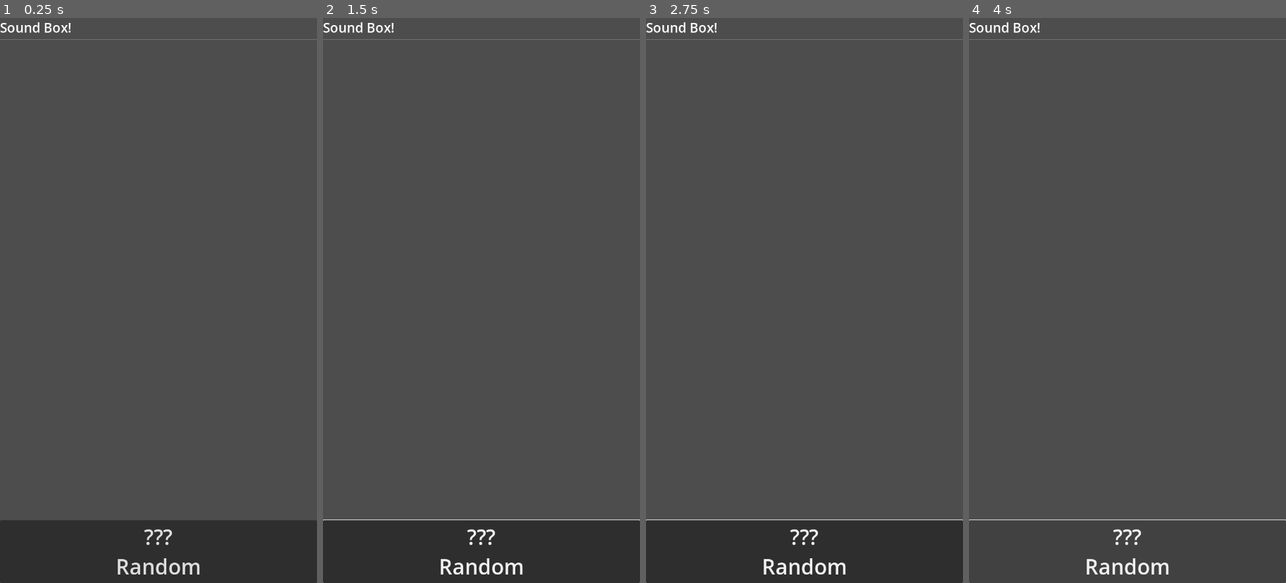
Above: before the commit, frames 1-4 (left to right).
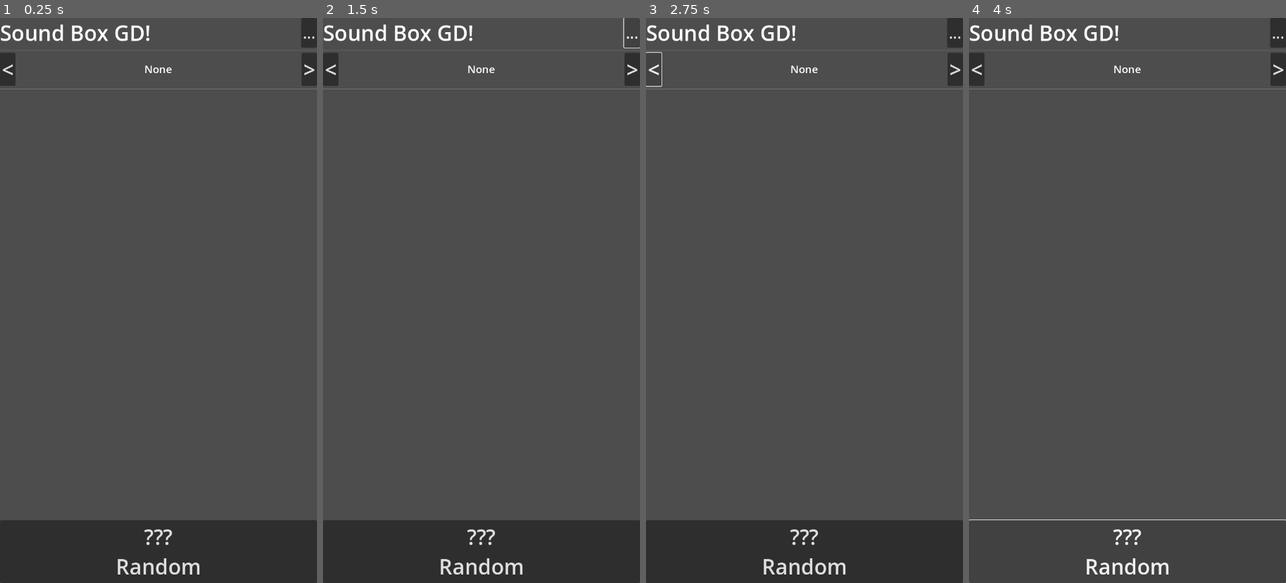
Above: after the commit, the same moments.

Repository: pokeparadox/SoundBoxGd
Game: Godot game, scene res://main.tscn
The game is run twice, just before and just after one commit, with the same random seed, the same clock (stepped at 60 frames per second) and the same inputs.
Inputs (mouse positions are in pixels of both pictures, inside the frame that each line leads up to):
- Up to frame 1 (0.25 s): no input
- Up to frame 2 (1.5 s): click "??? Random" at 0.5 s; click (633, 34) at 1.25 s, where only the run after the commit has a clickable "..."
- Up to frame 3 (2.75 s): click (652, 68) at 2 s, where only the run after the commit has a clickable "<"
- Up to frame 4 (4 s): click (1279, 68) at 2.75 s, where only the run after the commit has a clickable ">"; click "??? Random" at 3.5 s

The runs differ from the first frame. In frame 1, 1.7% of the frame differs, in the area x 0-100%, y 0-13%; in frame 2, 1.7%; in frame 3, 1.7%; in frame 4, 1.7%.
Error before the commit: Invalid call. Nonexistent function 'emit_signal' in base 'Nil'. (res://ButtonsPanel.gd:69)
Error after the commit: Invalid access to property or key '0' on a base object of type 'Dictionary'. (res://Components/sound_box_selector.gd:29)

Commit message:
Added Android Export and Added Sound Box Selector Multiple boxes of sounds can be configured and switched from main UI Increased icon size

Diff:
--- a/ButtonsPanel.gd
+++ b/ButtonsPanel.gd
@@ -1,6 +1,7 @@
 extends HFlowContainer
 
-const BUTTONS_PATH : String = "user://buttons"
+var buttons_dir : String = "/buttons"
+
 const WAV : String = "wav"
 const OGG : String = "ogg"
 const MP3 : String = "mp3"
@@ -14,11 +15,13 @@
 	ALL
 }
 
+
+
 # Called when the node enters the scene tree for the first time.
-func _ready() -> void:
-	var button_dirs = _get_folder_names(BUTTONS_PATH, SearchType.DIR)
+func load_buttons(buttons_path : String) -> void:
+	var button_dirs = _get_folder_names(buttons_path, SearchType.DIR)
 	for bd in button_dirs:
-		var button_files = _get_folder_names(BUTTONS_PATH + "/" + bd, SearchType.FILE)
+		var button_files = _get_folder_names(buttons_path + "/" + bd, SearchType.FILE)
 		var has_sound : bool = false
 		var sound_path : String
 		var has_image : bool = false
@@ -26,7 +29,7 @@
 		var button_name : String
 		for b in button_files:
 			var ext : String = b.get_extension()
-			var path : String = BUTTONS_PATH + "/" + bd + "/" + b
+			var path : String = buttons_path + "/" + bd + "/" + b
 			if ext == WAV or ext == OGG or ext == MP3:
 				has_sound = true
 				sound_path = path
@@ -65,5 +68,15 @@
 
 func _on_button_random_pressed() -> void:
 	var buttons = self.get_children()
-	var selected_button = buttons.pick_random()
-	selected_button.emit_signal("pressed")
+	if buttons != null and buttons.size() > 0:
+		var selected_button = buttons.pick_random()
+		if selected_button != null:
+			selected_button.emit_signal("pressed")
+
+func _clear_buttons() -> void:
+	for c in get_children():
+		c.queue_free()
+
+func _on_sound_box_selector_sound_box_changed(box_path) -> void:
+	_clear_buttons()
+	load_buttons(box_path + buttons_dir)
--- a/Components/audio_button.tscn
+++ b/Components/audio_button.tscn
@@ -12,10 +12,10 @@
 tracks/0/interp = 1
 tracks/0/loop_wrap = true
 tracks/0/keys = {
-"times": PackedFloat32Array(0, 1),
-"transitions": PackedFloat32Array(1, 1),
+"times": PackedFloat32Array(0, 0.5, 1),
+"transitions": PackedFloat32Array(1, 1, 1),
 "update": 0,
-"values": [Color(1, 1, 1, 1), Color(1, 1, 1, 0.196078)]
+"values": [Color(1, 1, 1, 1), Color(1, 1, 1, 0.196078), Color(1, 1, 1, 1)]
 }
 
 [sub_resource type="Animation" id="Animation_lj0hd"]
@@ -40,14 +40,15 @@
 }
 
 [node name="AudioButton" type="Button"]
-custom_minimum_size = Vector2(96, 96)
+custom_minimum_size = Vector2(128, 128)
 anchors_preset = 15
 anchor_right = 1.0
 anchor_bottom = 1.0
-offset_right = -624.0
-offset_bottom = -1184.0
+offset_right = -592.0
+offset_bottom = -1152.0
 grow_horizontal = 2
 grow_vertical = 2
+tooltip_text = "Play Sound"
 icon_alignment = 1
 vertical_icon_alignment = 0
 expand_icon = true
--- /dev/null
+++ b/Components/dir_helper.gd
@@ -0,0 +1,26 @@
+extends Node
+
+enum SearchType
+{
+	DIR,
+	FILE,
+	ALL
+}
+
+func get_dir_names(root_folder : String, search_type : SearchType = SearchType.ALL):
+	var names = []
+	var dir = DirAccess.open(root_folder)
+	if dir:
+		dir.list_dir_begin()
+		var file_name = dir.get_next()
+		while file_name != "":
+			if (search_type == SearchType.ALL or search_type == SearchType.DIR) and dir.current_is_dir():
+				print("Found directory: " + file_name)
+				names.append(file_name)
+			elif (search_type == SearchType.ALL or search_type == SearchType.FILE) and not dir.current_is_dir():
+				print("Found file: " + file_name)
+				names.append(file_name)
+			file_name = dir.get_next()
+	else:
+		print("An error occurred when trying to access the path.")
+	return names
--- /dev/null
+++ b/Components/sound_box_selector.gd
@@ -0,0 +1,39 @@
+extends HBoxContainer
+
+signal sound_box_changed(box_path : String)
+
+@onready var working_dir : String = OS.get_system_dir(OS.SYSTEM_DIR_DOCUMENTS) + "/SoundBoxGD/soundboxes/"
+var box_dictionary = {}
+var current_box : int = 0
+
+func _ready() -> void:
+	_create_default_folders()
+	var boxes = get_boxes()
+	var i : int = 0
+	for b in boxes:
+		box_dictionary[i] = b
+		i = i + 1
+	wrap_selection()
+
+func _create_default_folders() -> void:
+	OS.request_permissions()
+	var default_buttons_dir : String = working_dir + "default/buttons"
+	if not DirAccess.dir_exists_absolute(default_buttons_dir):
+		DirAccess.make_dir_recursive_absolute(working_dir + "default/buttons")
+
+func get_boxes():
+	return DirHelper.get_dir_names(working_dir, DirHelper.SearchType.DIR)
+
+func wrap_selection() -> void:
+	current_box = wrapi(current_box, 0, box_dictionary.size())
+	$LabelSoundBoxName.text = box_dictionary[current_box]
+	emit_signal("sound_box_changed", working_dir + $LabelSoundBoxName.text)
+
+func _on_button_previous_pressed() -> void:
+	current_box = current_box - 1
+	wrap_selection()
+
+
+func _on_button_next_pressed() -> void:
+	current_box = current_box + 1
+	wrap_selection()
--- /dev/null
+++ b/Components/sound_box_selector.tscn
@@ -0,0 +1,29 @@
+[gd_scene load_steps=2 format=3 uid="uid://bdxyloff1kx2o"]
+
+[ext_resource type="Script" path="res://Components/sound_box_selector.gd" id="1_avqmy"]
+
+[node name="SoundBoxSelector" type="HBoxContainer"]
+script = ExtResource("1_avqmy")
+
+[node name="ButtonPrevious" type="Button" parent="."]
+layout_mode = 2
+size_flags_horizontal = 2
+tooltip_text = "Previous Sound Box"
+theme_override_font_sizes/font_size = 48
+text = "<"
+
+[node name="LabelSoundBoxName" type="Label" parent="."]
+layout_mode = 2
+theme_override_font_sizes/font_size = 24
+text = "None"
+horizontal_alignment = 1
+
+[node name="ButtonNext" type="Button" parent="."]
+layout_mode = 2
+size_flags_horizontal = 10
+tooltip_text = "Next Sound Box"
+theme_override_font_sizes/font_size = 48
+text = ">"
+
+[connection signal="pressed" from="ButtonPrevious" to="." method="_on_button_previous_pressed"]
+[connection signal="pressed" from="ButtonNext" to="." method="_on_button_next_pressed"]
--- a/main.gd
+++ b/main.gd
@@ -1,11 +1,7 @@
 extends Control
 
 
-# Called when the node enters the scene tree for the first time.
-func _ready() -> void:
+
+func _on_button_menu_pressed() -> void:
+	# Switch to Options screen
 	pass # Replace with function body.
-
-
-# Called every frame. 'delta' is the elapsed time since the previous frame.
-func _process(_delta: float) -> void:
-	pass
--- a/main.tscn
+++ b/main.tscn
@@ -1,6 +1,7 @@
-[gd_scene load_steps=3 format=3 uid="uid://csesw5rc8xqct"]
+[gd_scene load_steps=4 format=3 uid="uid://csesw5rc8xqct"]
 
 [ext_resource type="Script" path="res://main.gd" id="1_fnk6e"]
+[ext_resource type="PackedScene" uid="uid://bdxyloff1kx2o" path="res://Components/sound_box_selector.tscn" id="2_ychc4"]
 [ext_resource type="Script" path="res://ButtonsPanel.gd" id="2_yxiyy"]
 
 [node name="Main" type="Control"]
@@ -22,14 +23,23 @@
 
 [node name="Title" type="Label" parent="VBoxContainer/TitleMenu"]
 layout_mode = 2
-theme_override_font_sizes/font_size = 30
-text = "Sound Box!"
+theme_override_font_sizes/font_size = 48
+text = "Sound Box GD!"
 
-[node name="MenuBar" type="MenuBar" parent="VBoxContainer/TitleMenu"]
+[node name="ButtonMenu" type="Button" parent="VBoxContainer/TitleMenu"]
 layout_mode = 2
 size_flags_horizontal = 10
+theme_override_font_sizes/font_size = 34
+text = "...
+"
 
 [node name="HSeparator" type="HSeparator" parent="VBoxContainer"]
+layout_mode = 2
+
+[node name="SoundBoxSelector" parent="VBoxContainer" instance=ExtResource("2_ychc4")]
+layout_mode = 2
+
+[node name="HSeparator2" type="HSeparator" parent="VBoxContainer"]
 layout_mode = 2
 
 [node name="ButtonsPanel" type="HFlowContainer" parent="VBoxContainer"]
@@ -40,8 +50,11 @@
 
 [node name="ButtonRandom" type="Button" parent="VBoxContainer"]
 layout_mode = 2
+tooltip_text = "Play a random sound from the current Sound Box"
 theme_override_font_sizes/font_size = 48
 text = "???
 Random"
 
+[connection signal="pressed" from="VBoxContainer/TitleMenu/ButtonMenu" to="." method="_on_button_menu_pressed"]
+[connection signal="sound_box_changed" from="VBoxContainer/SoundBoxSelector" to="VBoxContainer/ButtonsPanel" method="_on_sound_box_selector_sound_box_changed"]
 [connection signal="pressed" from="VBoxContainer/ButtonRandom" to="VBoxContainer/ButtonsPanel" method="_on_button_random_pressed"]
--- a/project.godot
+++ b/project.godot
@@ -11,10 +11,19 @@
 [application]
 
 config/name="Sound Box Gd"
+config/description="A simple configurable sound effect player utility"
 config/tags=PackedStringArray("tool")
 run/main_scene="res://main.tscn"
 config/features=PackedStringArray("4.1", "GL Compatibility")
 config/icon="res://icon.svg"
+
+[autoload]
+
+DirHelper="*res://Components/dir_helper.gd"
+
+[debug]
+
+file_logging/enable_file_logging=true
 
 [display]
 
@@ -27,3 +36,4 @@
 
 renderer/rendering_method="gl_compatibility"
 renderer/rendering_method.mobile="gl_compatibility"
+textures/vram_compression/import_etc2_astc=true
Not shown, changed: export_presets.cfg
